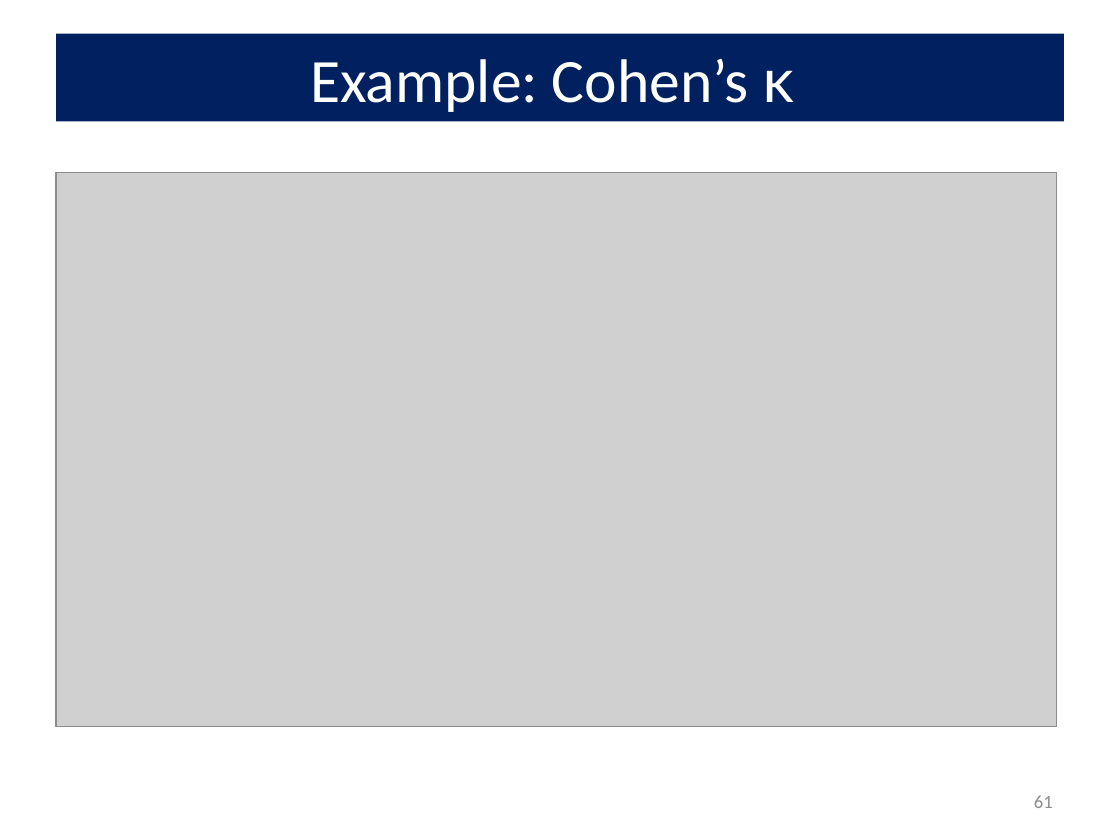
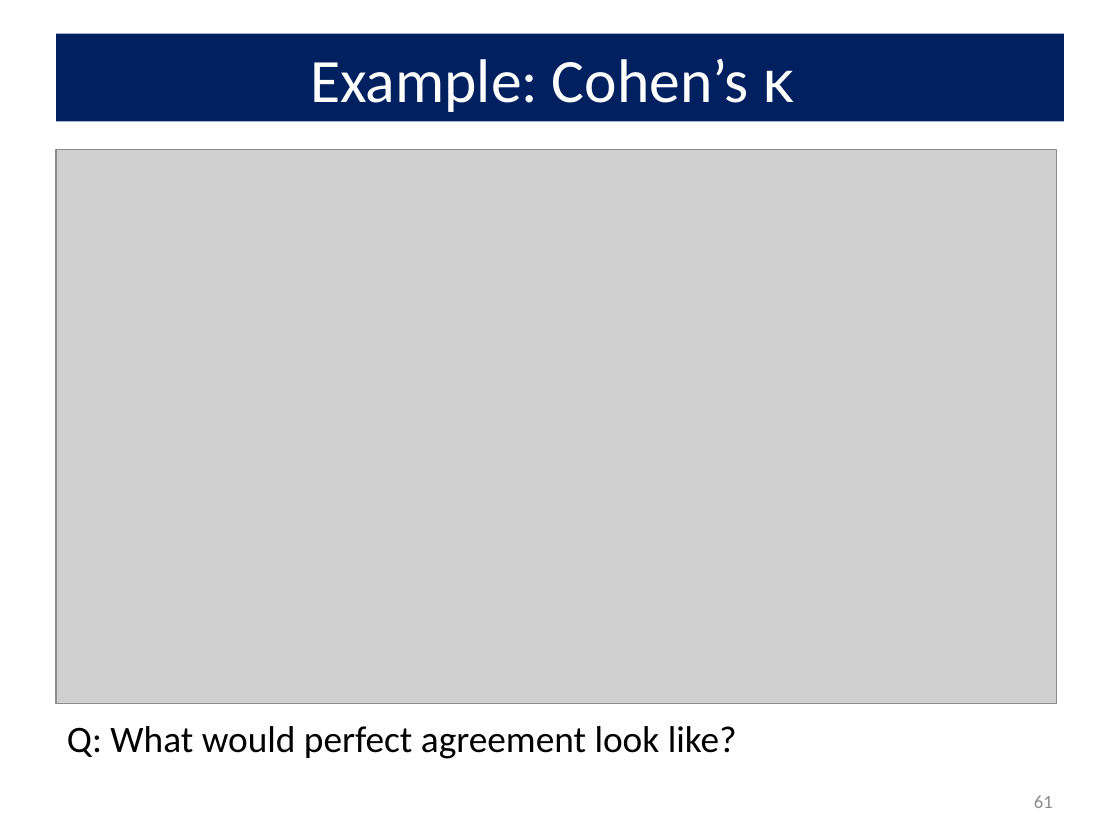
Before and after one commit to friendly/psy6136, a slide deck: slide 61 of docs/lectures/03-Twoway1.pptx. Drawn at 1120x840 pixels with LibreOffice and Linux fonts; fonts in the diff are those of the drawing; grey boxes stand for pictures. Boxes give left, top, right and bottom in pixels: in the first picture for what was removed or moved away, otherwise in the second. Text is boxed around its words. In the diff, an @@ line names an element or a change of style, - is before the commit and + after.

```diff
--- a/docs/lectures/03-Twoway1.pptx
+++ b/docs/lectures/03-Twoway1.pptx
@@ picture: place and size @@
-picture at (56,172,1057,727)
+picture at (56,149,1057,703)
@@ text added at (67,726,737,759), 24 pt, text #000000 @@
+Q: What would perfect agreement look like?
```
Also in this commit, not shown: 3 other slides changed, 16 other files.
